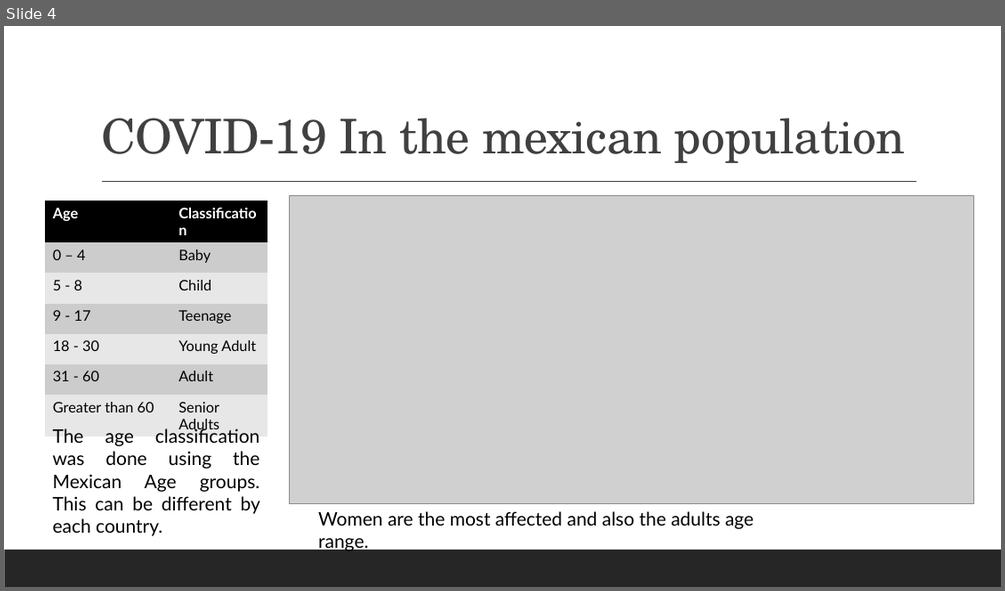
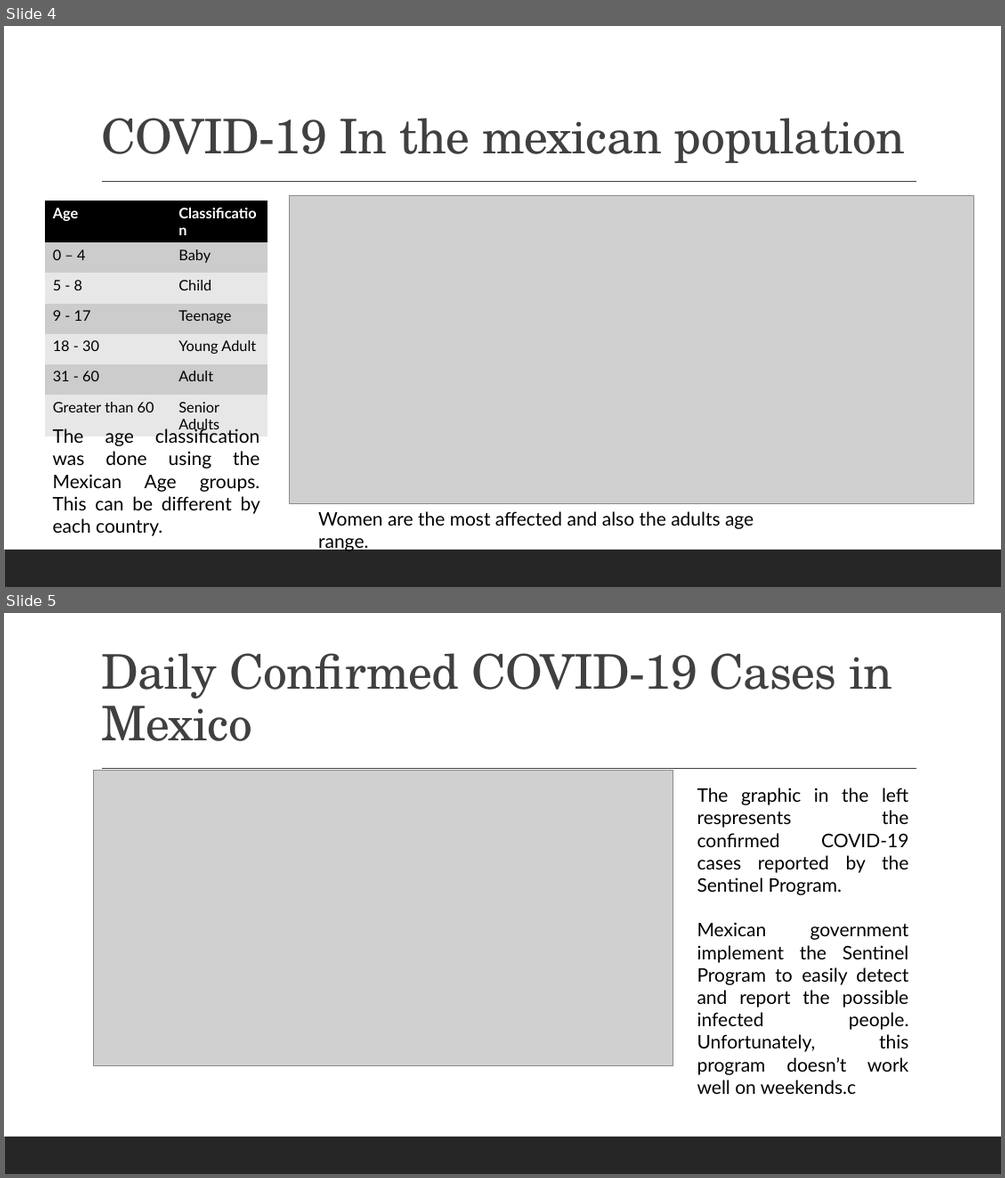
Before and after one commit to cmaroblesg/Advanced_DataScience_Capstone, a slide deck: Documents/Presentation.pptx. Shown one above the other, each under a label of ours: slide 4 before the commit, slides 4 and 5 after it. The pictures are 1005x591 and 1005x1178 pixels, drawn with LibreOffice and Linux fonts; fonts in the diff are those of the drawing; grey boxes stand for pictures. Boxes give left, top, right and bottom in pixels: in the first picture for what was removed or moved away, otherwise in the second. Text is boxed around its words. In the diff, an @@ line names an element or a change of style, - is before the commit and + after.

```diff
--- a/Documents/Presentation.pptx
+++ b/Documents/Presentation.pptx
@@ slide 5 added at (4,613,1001,1174), background #FFFFFF; not listed: 2 template elements that a slide beside it also shows @@
@@ title added at (101,653,892,741), 46 pt, text #404040 @@
+Daily Confirmed COVID-19 Cases in Mexico
@@ picture added at (94,770,673,1065) @@
@@ text added at (697,787,909,1094), 18 pt, text #000000 @@
+The graphic in the left respresents the confirmed COVID-19 cases reported by the Sentinel Program.
+Mexican government implement the Sentinel Program to easily detect and report the possible infected people. Unfortunately, this program doesn’t work well on weekends.c
```
Also in this commit, not shown: 1 slide changed, 3 other slides added, 2 other files.
